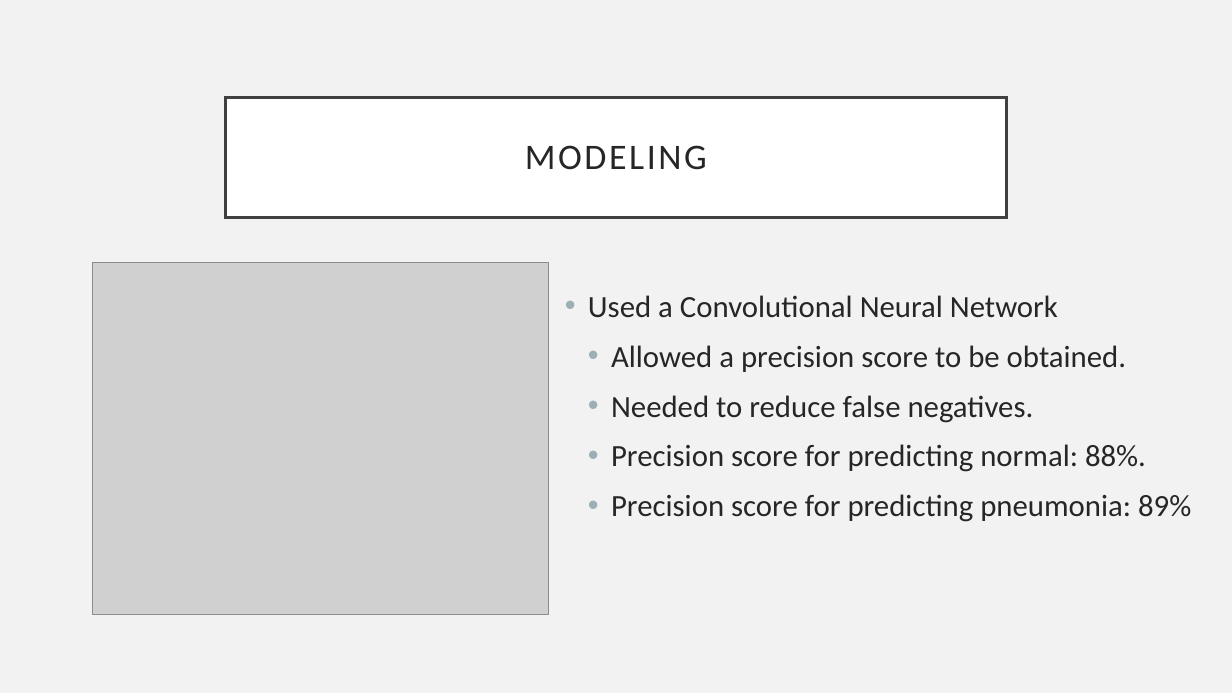
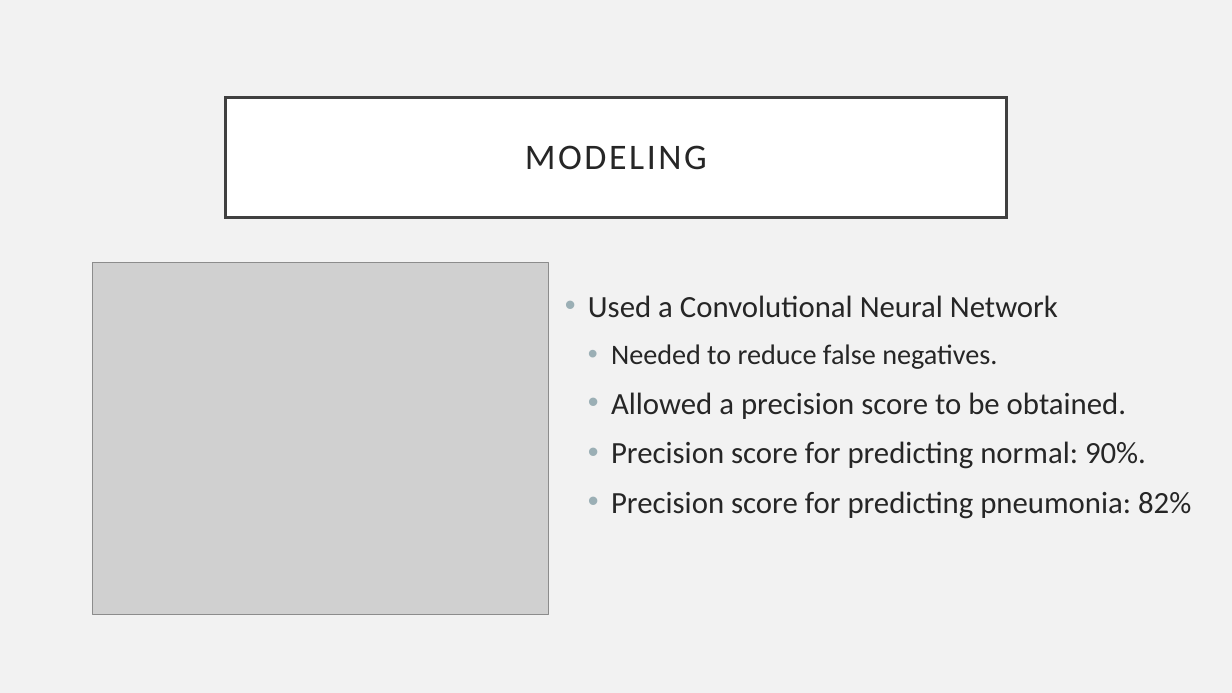
Before and after one commit to PattiCakes59/Chest-X-Ray-Examination, a slide deck: slide 6 of PneumoniaPresentation.pptx. Drawn at 1232x693 pixels with LibreOffice and Linux fonts; fonts in the diff are those of the drawing; grey boxes stand for pictures. Boxes give left, top, right and bottom in pixels: in the first picture for what was removed or moved away, otherwise in the second. Text is boxed around its words. In the diff, an @@ line names an element or a change of style, - is before the commit and + after.

```diff
--- a/PneumoniaPresentation.pptx
+++ b/PneumoniaPresentation.pptx
@@ text at [611,344,997,369]: paragraph added @@
+  • Needed to reduce false negatives.
@@ text at [611,441,1191,519]: text changed @@
-  • Needed to reduce false negatives.
-  • Precision score for predicting normal: 88%.
-  • Precision score for predicting pneumonia: 89%
+  • Precision score for predicting normal: 90%.
+  • Precision score for predicting pneumonia: 82%
```
Also in this commit, not shown: 1 other slide changed.
